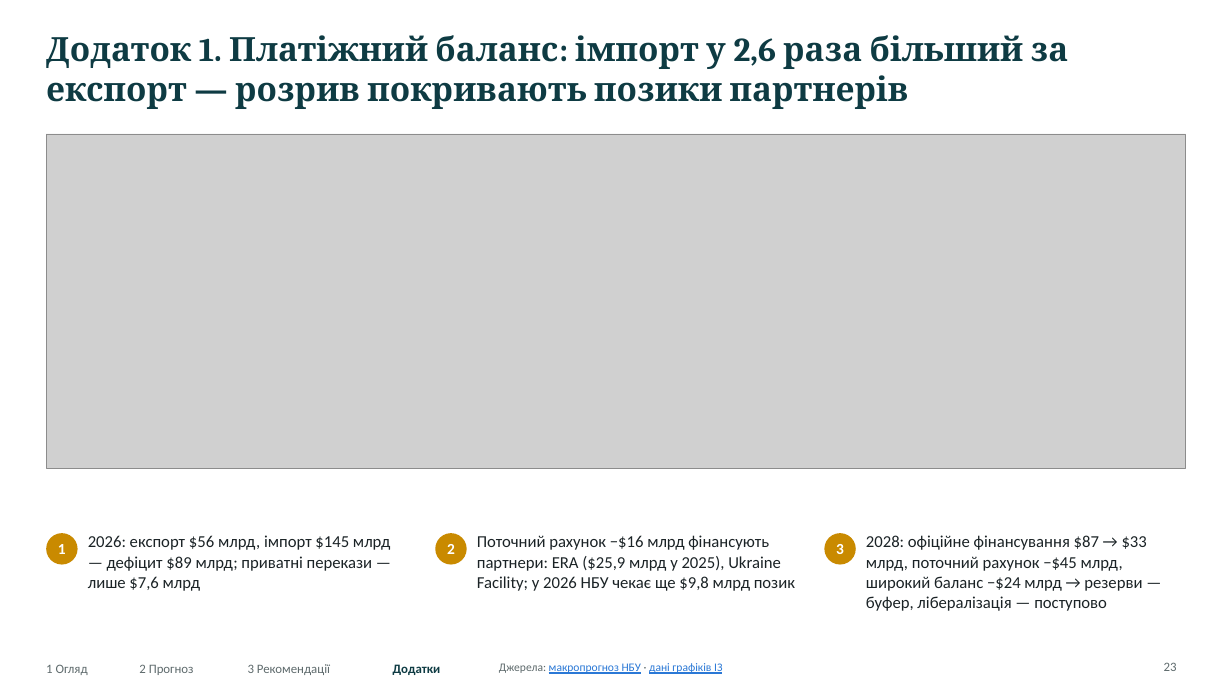
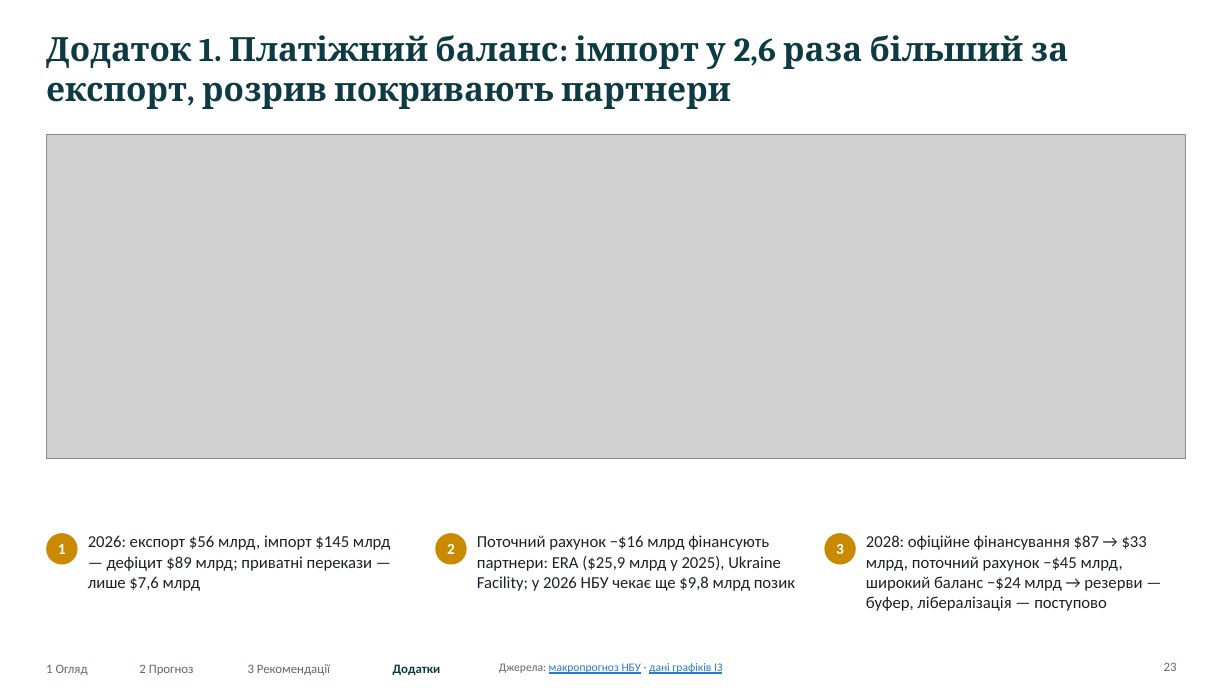
Before and after one commit to caplitt/nbu-challenge-2026, a slide deck: slide 23 of presentation/NBU_University_Challenge_2026.pptx. Drawn at 1232x693 pixels with LibreOffice and Linux fonts; fonts in the diff are those of the drawing; grey boxes stand for pictures. Boxes give left, top, right and bottom in pixels: in the first picture for what was removed or moved away, otherwise in the second. Text is boxed around its words. In the diff, an @@ line names an element or a change of style, - is before the commit and + after.

```diff
--- a/presentation/NBU_University_Challenge_2026.pptx
+++ b/presentation/NBU_University_Challenge_2026.pptx
@@ title at [46,35,1069,109]: text changed @@
-Додаток 1. Платіжний баланс: імпорт у 2,6 раза більший за експорт — розрив покривають позики партнерів
+Додаток 1. Платіжний баланс: імпорт у 2,6 раза більший за експорт, розрив покривають партнери
@@ picture: place and size @@
-picture at [46,134,1186,469]
+picture at [46,134,1186,458]
```
Also in this commit, not shown: 22 other slides changed, 34 other files.
